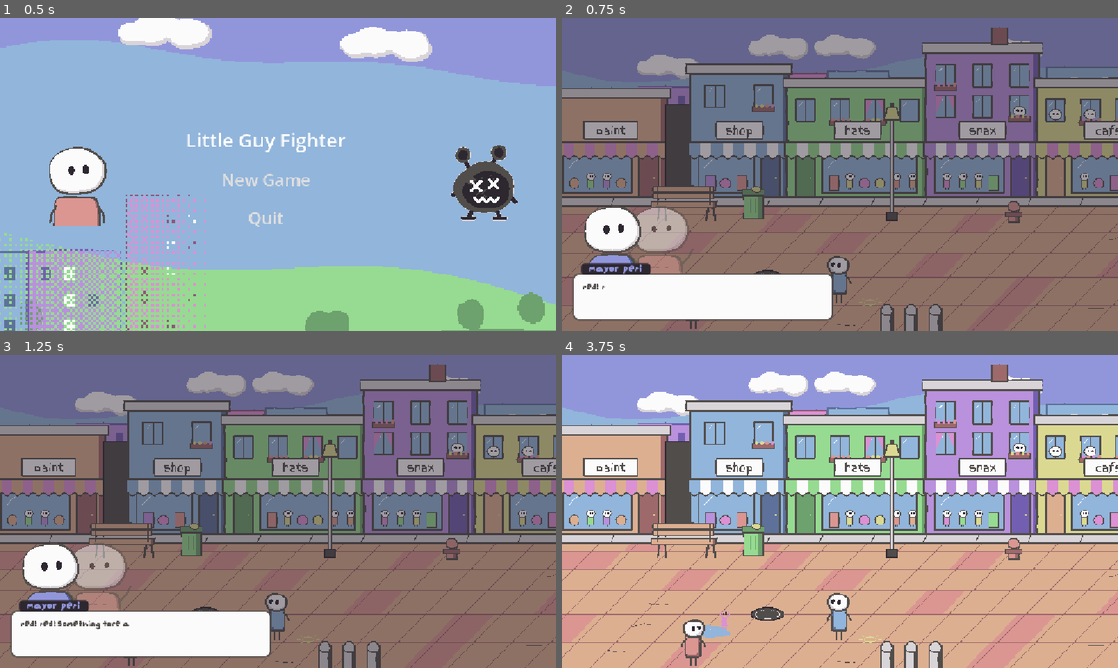
Above: before the commit, frames 1-4 (two rows, left to right).
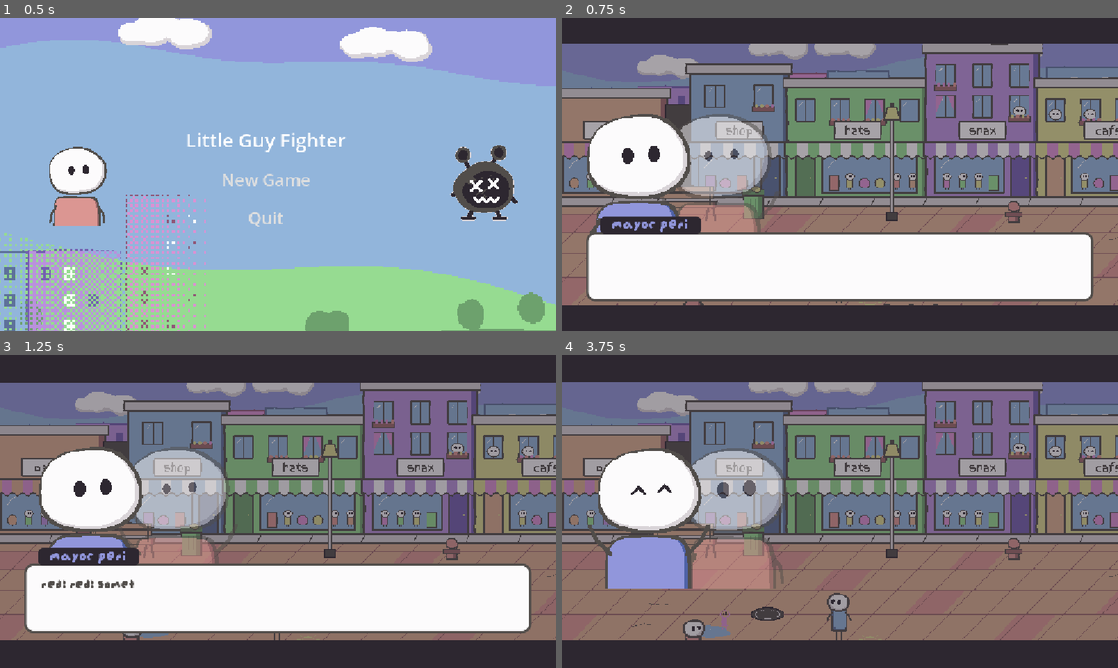
Above: after the commit, the same moments.

Repository: mitchglitchisdabestg/Little-guy-fighter
Game: Godot game, scene res://Scenes/UI/main_menu.tscn
The game is run twice, just before and just after one commit, with the same random seed, the same clock (stepped at 60 frames per second) and the same inputs.
Inputs (mouse positions are in pixels of both pictures, inside the frame that each line leads up to):
- Up to frame 1 (0.5 s): no input
- Up to frame 2 (0.75 s): click "New Game" at 0.5 s
- Up to frame 3 (1.25 s): no input
- Up to frame 4 (3.75 s): tap Enter (ui_accept) at 1.25, 2.3, 2.75 s; move the mouse to (962, 495) at 1.27 s; hold D (Right) 1.28-2.03 s; hold Enter (ui_accept) 1.28-2.03 s; click (962, 495) at 1.42 s; tap Space (Jump) at 1.52, 2.27 s; move the mouse to (728, 527) at 2.02 s; hold S (Down) 2.03-2.78 s; click (728, 527) at 2.1 s; move the mouse to (895, 442) at 2.77 s; hold D (Right) 2.78-3.53 s; hold Enter (ui_accept) 2.78-3.53 s; right-click (895, 442) at 2.85 s; move the mouse to (812, 574) at 3.52 s; hold W (Up) from 3.53 s (still down); tap Shift (Dash) at 3.6 s; click (812, 574) at 3.67 s

Frame 1 is identical in both runs. In frame 2, 43% of the frame differs, in the area x 0-100%, y 0-100%; in frame 3, 46%; in frame 4, 92%.

Commit message:
new dialogue style

Diff:
--- a/little-guy-st/Scripts/dialogue.gd
+++ b/little-guy-st/Scripts/dialogue.gd
@@ -17,9 +17,20 @@
 var line = 0
 var letters = 0.0
 var people = {}
+var people_start = {}
+var people_end = {}
 var name_label
 var text_label
+var tag
+var box
+var film
+var top_bar
+var bottom_bar
+var screen
 var ui_size = 1.0
+var open = 0.0
+var closing = false
+var tag_on_right = false
 
 func _ready():
 	process_mode = Node.PROCESS_MODE_ALWAYS
@@ -33,27 +44,54 @@
 	get_tree().paused = true
 
 func _process(delta):
-	letters += delta * 40
+	if closing:
+		open -= delta * 4
+		if open <= 0:
+			get_tree().paused = false
+			queue_free()
+			return
+	else:
+		open = min(1.0, open + delta * 3.5)
+	var slide = 1 - pow(1 - open, 3)
+
+	film.color.a = 0.45 * slide
+	top_bar.position.y = (slide - 1) * 32 * ui_size
+	bottom_bar.position.y = screen.y - slide * 32 * ui_size
+
+	for person in people:
+		var x = people_start[person] + (people_end[person] - people_start[person]) * slide
+		people[person].position = Vector2(x, (76 + (1 - slide) * 60) * ui_size)
+
+	var show_box = slide > 0.6 and not closing
+	box.visible = show_box
+	tag.visible = show_box
+	text_label.visible = show_box
+	box.position.y = screen.y - (32 + 88 * slide) * ui_size
+	tag.position.y = box.position.y - 18 * ui_size
+	if tag_on_right:
+		tag.position.x = box.position.x + box.size.x - 16 * ui_size - tag.size.x
+	else:
+		tag.position.x = box.position.x + 16 * ui_size
+	text_label.position.y = box.position.y + 16 * ui_size
+
+	if open >= 1:
+		letters += delta * 40
 	text_label.visible_characters = int(letters)
 
 func _input(event):
 	var click = event is InputEventMouseButton and event.pressed and event.button_index == MOUSE_BUTTON_LEFT
 	if event.is_action_pressed("ui_accept") or click:
 		get_viewport().set_input_as_handled()
-		next_line()
+		if open >= 1 and not closing:
+			next_line()
 
 func next_line():
-	if line >= lines.size():
-		return
 	if letters < lines[line][2].length():
 		letters = 1000
 		return
 	line += 1
 	if line >= lines.size():
-		visible = false
-		await get_tree().create_timer(0.15).timeout
-		get_tree().paused = false
-		queue_free()
+		closing = true
 	else:
 		show_line()
 
@@ -65,13 +103,14 @@
 	name_label.add_theme_color_override("font_color", Color(c["color"]))
 	text_label.text = lines[line][2]
 	letters = 0
+	tag_on_right = c["side"] == "right"
 	for person in people:
 		if person == who:
 			people[person].modulate.a = 1
 			people[person].move_to_front()
 			set_face(people[person], c["portrait"], face)
 		else:
-			people[person].modulate.a = 0.45
+			people[person].modulate.a = 0.5
 
 func set_face(pic, portrait, face):
 	var row = expressions[portrait].find(face)
@@ -80,27 +119,16 @@
 	pic.texture.region = Rect2(0, row * 192, 160, 192)
 
 func make_box():
-	var screen = get_viewport().get_visible_rect().size
+	screen = get_viewport().get_visible_rect().size
 	ui_size = screen.y / 360
 
-	var film = ColorRect.new()
-	film.color = Color(0.18, 0.15, 0.19, 0.45)
+	film = ColorRect.new()
+	film.color = Color(0.18, 0.15, 0.19, 0)
 	film.size = screen
 	add_child(film)
 
 	var people_holder = Control.new()
 	add_child(people_holder)
-
-	var box = Panel.new()
-	box.position = Vector2(12 * ui_size, screen.y - 66 * ui_size)
-	box.size = Vector2(300 * ui_size, 54 * ui_size)
-	var box_style = StyleBoxFlat.new()
-	box_style.bg_color = Color("fcfbfc")
-	box_style.border_color = Color("514d4a")
-	box_style.set_border_width_all(2 * ui_size)
-	box_style.set_corner_radius_all(7 * ui_size)
-	box.add_theme_stylebox_override("panel", box_style)
-	add_child(box)
 
 	var left = 0
 	var right = 0
@@ -114,40 +142,67 @@
 		pic.texture.atlas = load("res://Assets/little_guy_pack/" + c["portrait"] + ".png")
 		pic.texture_filter = CanvasItem.TEXTURE_FILTER_NEAREST
 		pic.expand_mode = TextureRect.EXPAND_IGNORE_SIZE
-		pic.size = Vector2(88, 106) * ui_size
-		var y = box.position.y + 12 * ui_size - 106 * ui_size
+		pic.size = Vector2(160, 192) * ui_size
 		if c["side"] == "left":
-			pic.position = Vector2((14 + left * 55) * ui_size, y)
+			people_start[who] = -200 * ui_size
+			people_end[who] = (24 + left * 100) * ui_size
 			left += 1
 		else:
-			pic.position = Vector2(box.position.x + box.size.x - (90 + right * 55) * ui_size, y)
+			people_start[who] = screen.x + 40 * ui_size
+			people_end[who] = screen.x - (184 + right * 100) * ui_size
 			right += 1
 			if c["voice"] == "guy":
 				pic.flip_h = true
+		pic.position.x = people_start[who]
 		set_face(pic, c["portrait"], l[1])
 		people_holder.add_child(pic)
 		people[who] = pic
 
-	var tag = PanelContainer.new()
+	top_bar = ColorRect.new()
+	top_bar.color = Color("2d2730")
+	top_bar.size = Vector2(screen.x, 32 * ui_size)
+	top_bar.position.y = -32 * ui_size
+	add_child(top_bar)
+
+	bottom_bar = ColorRect.new()
+	bottom_bar.color = Color("2d2730")
+	bottom_bar.size = Vector2(screen.x, 32 * ui_size)
+	bottom_bar.position.y = screen.y
+	add_child(bottom_bar)
+
+	box = Panel.new()
+	box.position = Vector2(28 * ui_size, screen.y - 120 * ui_size)
+	box.size = Vector2(screen.x - 56 * ui_size, 80 * ui_size)
+	var box_style = StyleBoxFlat.new()
+	box_style.bg_color = Color("fcfbfc")
+	box_style.border_color = Color("514d4a")
+	box_style.set_border_width_all(3 * ui_size)
+	box_style.set_corner_radius_all(10 * ui_size)
+	box.add_theme_stylebox_override("panel", box_style)
+	box.visible = false
+	add_child(box)
+
+	tag = PanelContainer.new()
 	var tag_style = StyleBoxFlat.new()
 	tag_style.bg_color = Color("2d2730")
-	tag_style.set_corner_radius_all(4 * ui_size)
-	tag_style.content_margin_left = 9 * ui_size
-	tag_style.content_margin_right = 9 * ui_size
+	tag_style.set_corner_radius_all(6 * ui_size)
+	tag_style.content_margin_left = 14 * ui_size
+	tag_style.content_margin_right = 14 * ui_size
 	tag.add_theme_stylebox_override("panel", tag_style)
-	tag.position = box.position + Vector2(10, -12) * ui_size
+	tag.visible = false
 	add_child(tag)
 
 	name_label = Label.new()
 	name_label.add_theme_font_override("font", font)
-	name_label.add_theme_font_size_override("font_size", 14 * ui_size)
+	name_label.add_theme_font_size_override("font_size", 20 * ui_size)
 	tag.add_child(name_label)
 
 	text_label = Label.new()
 	text_label.add_theme_font_override("font", font)
-	text_label.add_theme_font_size_override("font_size", 12 * ui_size)
+	text_label.add_theme_font_size_override("font_size", 18 * ui_size)
 	text_label.add_theme_color_override("font_color", Color("514d4a"))
 	text_label.autowrap_mode = TextServer.AUTOWRAP_WORD_SMART
-	text_label.position = box.position + Vector2(12, 10) * ui_size
-	text_label.size = box.size - Vector2(24, 14) * ui_size
+	text_label.position.x = box.position.x + 20 * ui_size
+	text_label.size = box.size - Vector2(40, 24) * ui_size
+	text_label.visible = false
 	add_child(text_label)
